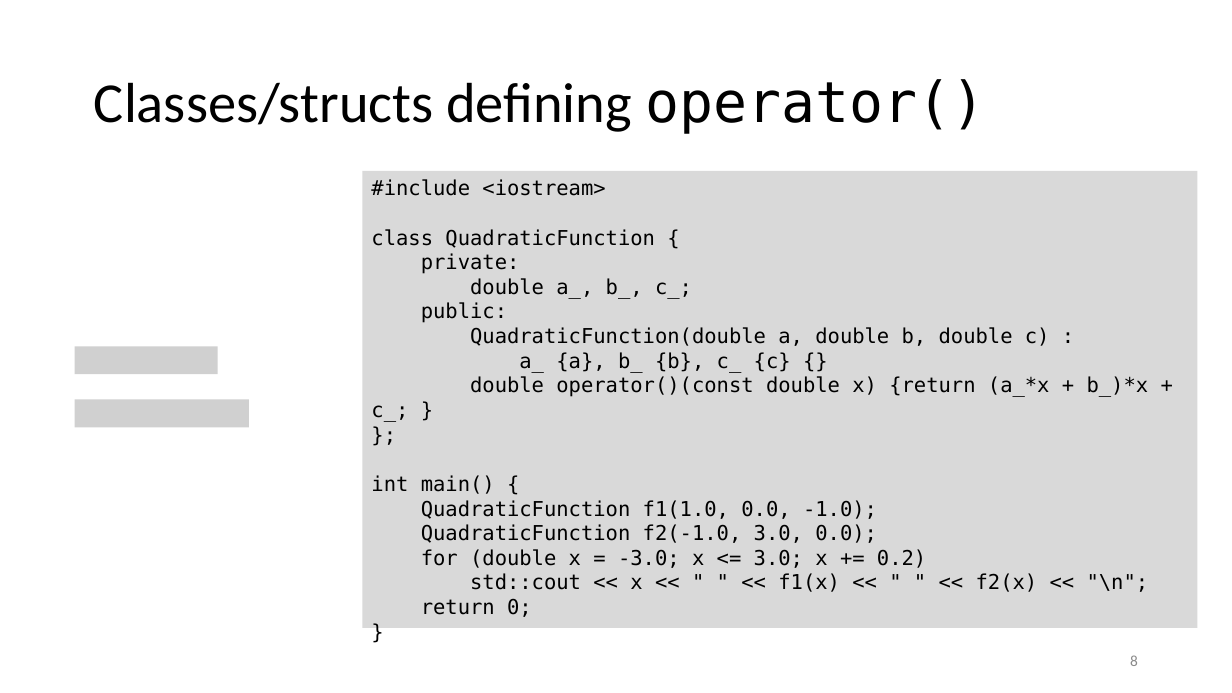
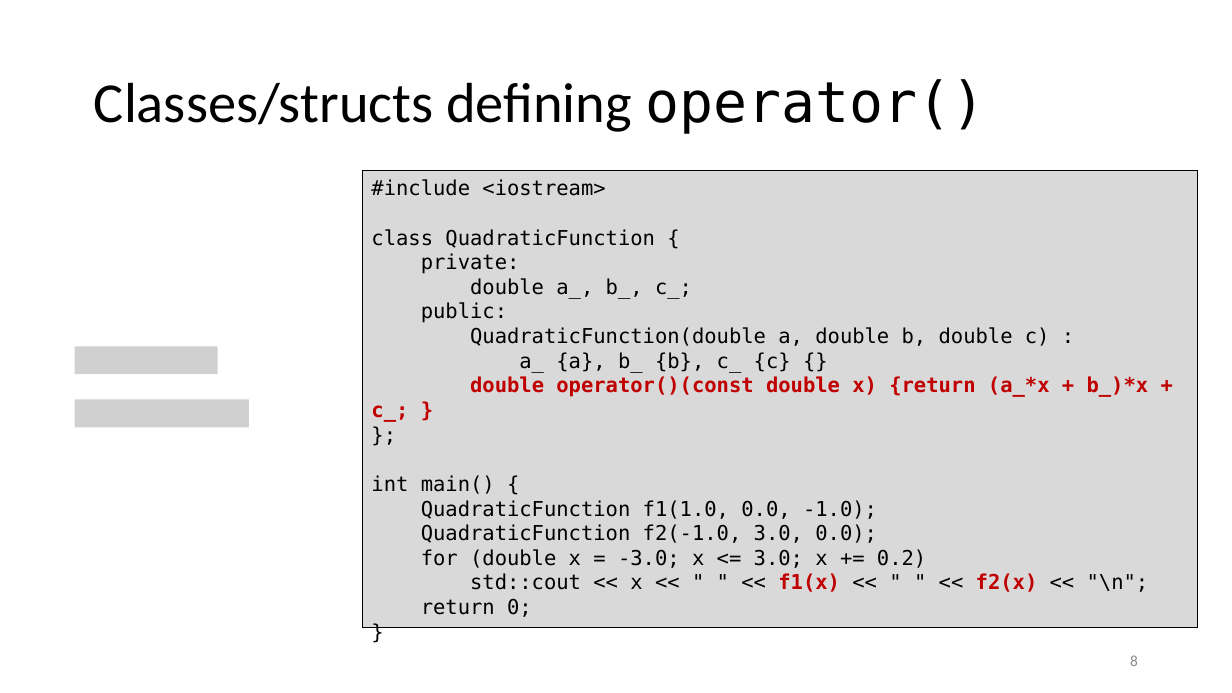
Before and after one commit to gjbex/training-material, a slide deck: slide 8 of CPlusPlus/Tbb/tbb.pptx. Drawn at 1232x693 pixels with LibreOffice and Linux fonts; fonts in the diff are those of the drawing; grey boxes stand for pictures. Boxes give left, top, right and bottom in pixels: in the first picture for what was removed or moved away, otherwise in the second. Text is boxed around its words. In the diff, an @@ line names an element or a change of style, - is before the commit and + after.

```diff
--- a/CPlusPlus/Tbb/tbb.pptx
+++ b/CPlusPlus/Tbb/tbb.pptx
@@ rectangle "#include <iostream>" at (x1=362, y1=171, x2=1198, y2=628): outline none to #000000 0.75 pt @@
@@ text in rectangle at (x1=371, y1=376, x2=1149, y2=592): text colour #000000 to #C00000, bold on in "double operator()(const double x) {return (a_*x + ...", "f1(x) f2(x)" @@
```
Also in this commit, not shown: 5 other slides changed, 3 slides added.
